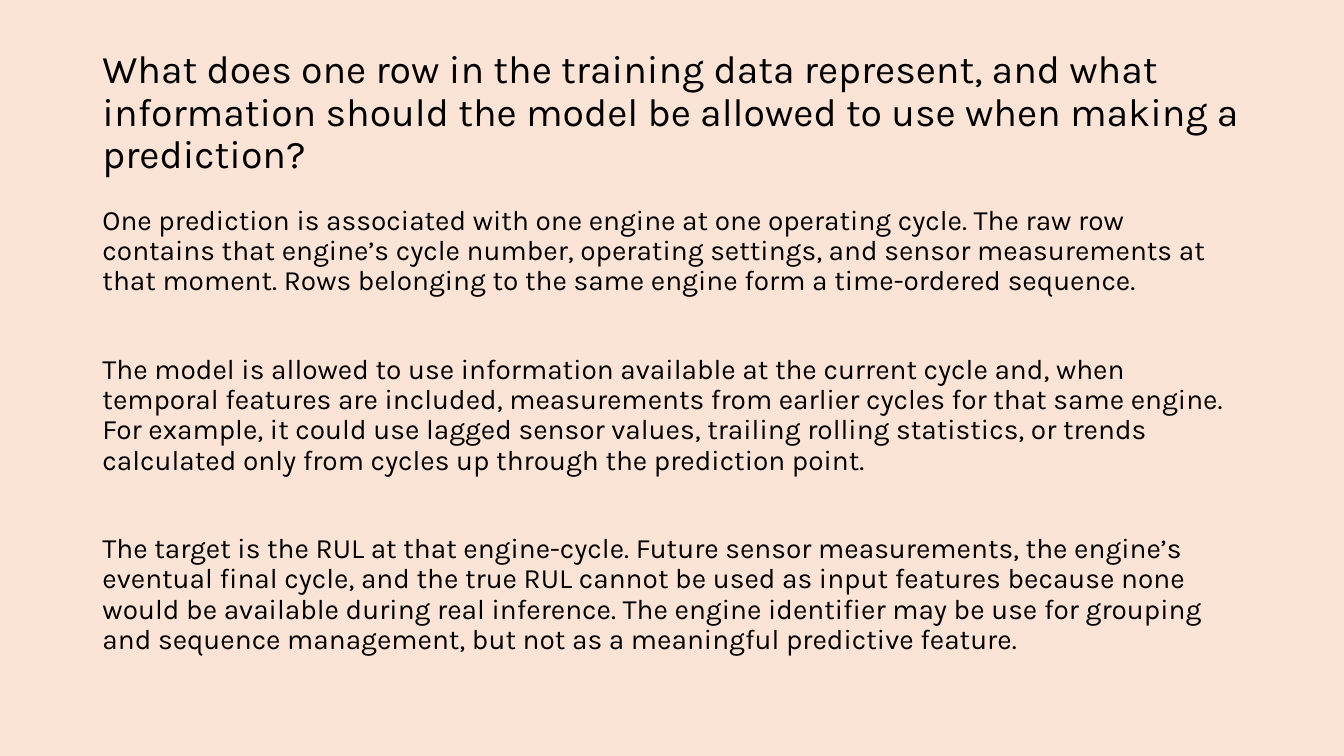
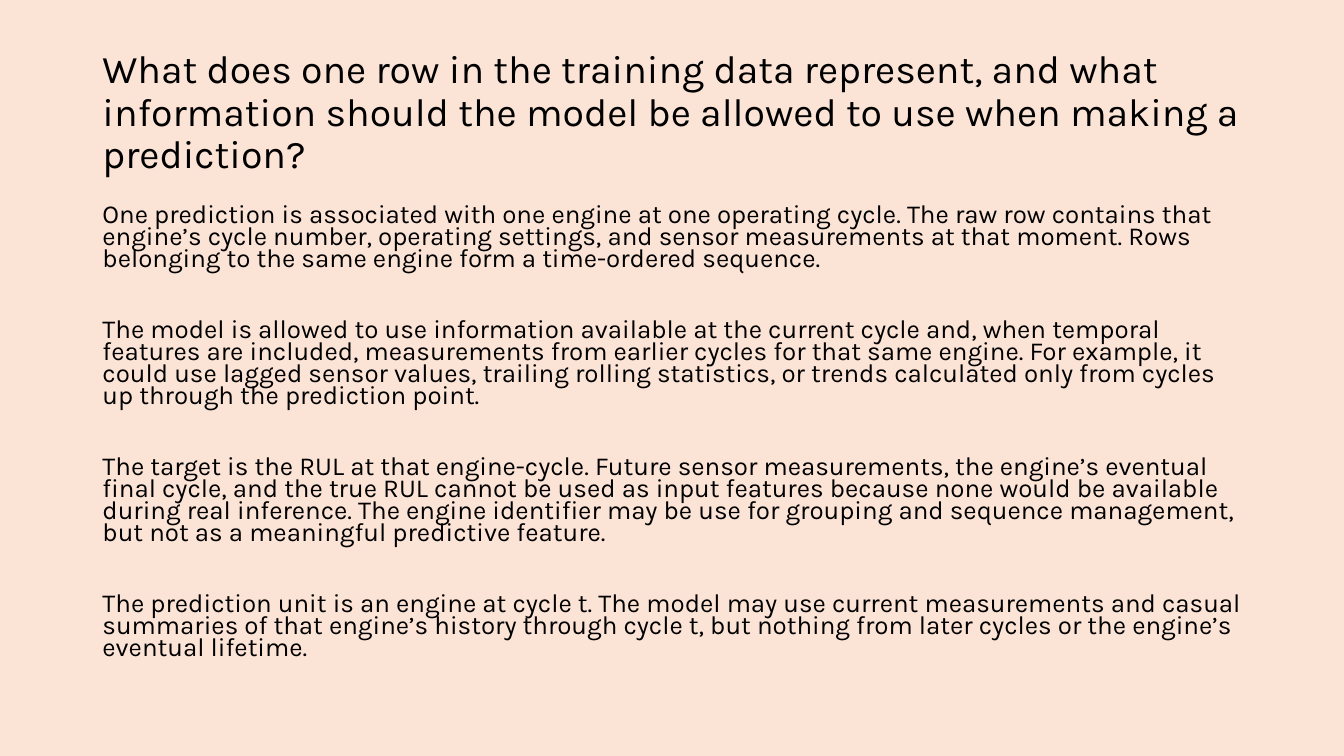
Before and after one commit to stuart-spackman/ml-predictive-maintenance-mlops, a slide deck: slide 11 of documents/active_recall.pptx. Drawn at 1344x756 pixels with LibreOffice and Linux fonts; fonts in the diff are those of the drawing. Boxes give left, top, right and bottom in pixels: in the first picture for what was removed or moved away, otherwise in the second. Text is boxed around its words. In the diff, an @@ line names an element or a change of style, - is before the commit and + after.

```diff
--- a/documents/active_recall.pptx
+++ b/documents/active_recall.pptx
@@ text at (102,205,1234,547): size 20 to 18.5 pt in "One prediction is associated with one engine ...", "The model is allowed to use information ...", "The target is the RUL at that ..."; line spacing 0.9 to 0.7 @@
@@ text at (102,594,1240,657): paragraph added @@
+The prediction unit is an engine at cycle t. The model may use current measurements and casual summaries of that engine’s history through cycle t, but nothing from later cycles or the engine’s eventual lifetime.
```
Also in this commit, not shown: 36 other slides changed, 37 slides added, 3 slides removed, 14 other files.
